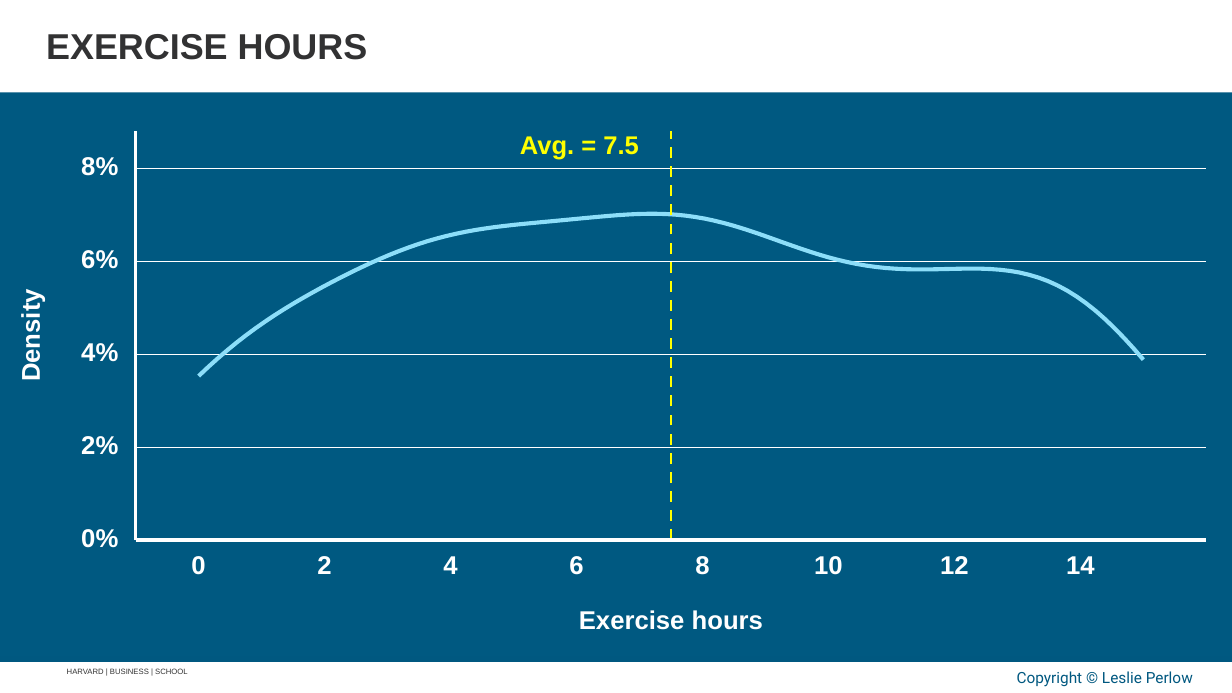
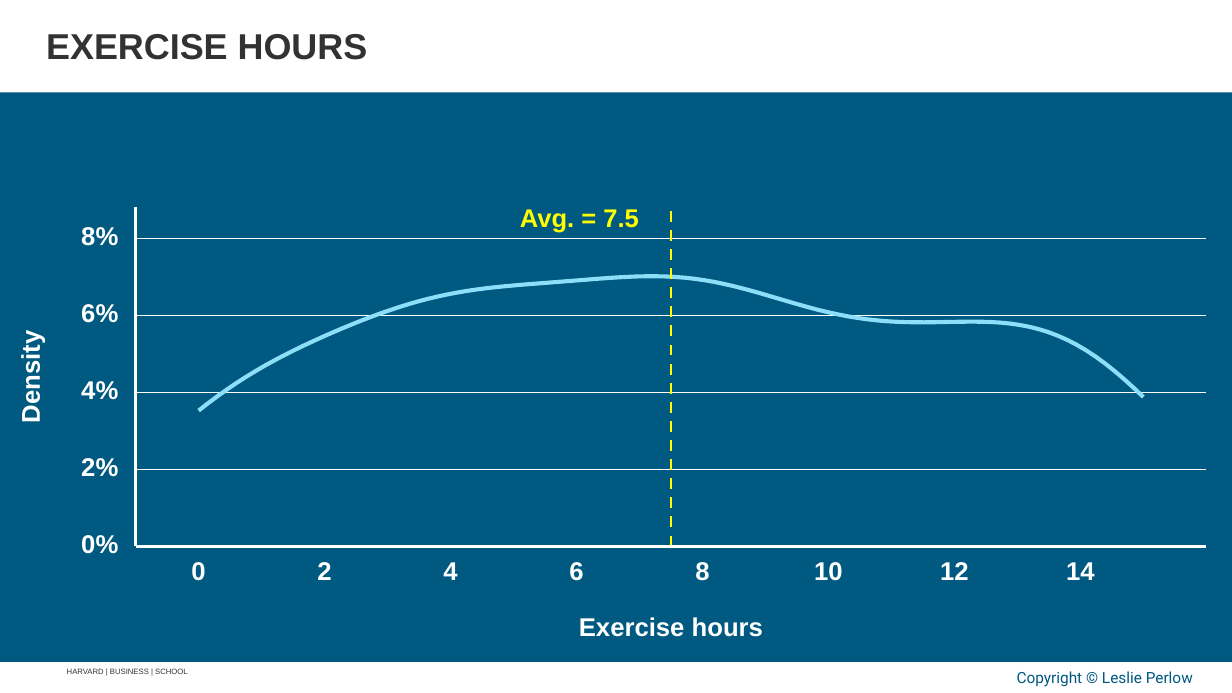
Before and after one commit to APPLITICS/lifematrix-deck-automation, a slide deck: slide 15 of outputs/generated_slides.pptx. Drawn at 1232x693 pixels with LibreOffice and Linux fonts; fonts in the diff are those of the drawing; background and template pictures are left out. Boxes give left, top, right and bottom in pixels: in the first picture for what was removed or moved away, otherwise in the second. Text is boxed around its words. In the diff, an @@ line names an element or a change of style, - is before the commit and + after.

```diff
--- a/outputs/generated_slides.pptx
+++ b/outputs/generated_slides.pptx
@@ rectangle: place and size @@
-rectangle at [136,131,1207,541]
+rectangle at [136,208,1207,547]
@@ freeform shape: place and size @@
-freeform shape at [136,131,136,541]
+freeform shape at [136,208,136,547]
@@ text "Avg. = 7.5": place and size @@
-text "Avg. = 7.5" at [520,136,638,159]
+text "Avg. = 7.5" at [520,209,638,233]
@@ freeform shape: place and size @@
-freeform shape at [671,131,671,541]
+freeform shape at [671,208,671,547]
@@ text "8%": place and size @@
-text "8%" at [81,157,118,176]
+text "8%" at [81,227,118,246]
@@ freeform shape: place and size @@
-freeform shape at [136,168,1207,168]
+freeform shape at [136,238,1207,238]
@@ freeform shape: place and size @@
-freeform shape at [199,213,1144,376]
+freeform shape at [199,276,1144,410]
@@ text "6%": place and size @@
-text "6%" at [81,250,118,269]
+text "6%" at [81,304,118,323]
@@ freeform shape: place and size @@
-freeform shape at [136,261,1207,261]
+freeform shape at [136,315,1207,315]
@@ 2 texts, 1 freeform shape: place and size @@
-2 texts, 1 freeform shape at [17,298,1207,379]
+2 texts, 1 freeform shape at [17,340,1207,421]
@@ text "2%": place and size @@
-text "2%" at [81,436,118,455]
+text "2%" at [81,458,118,477]
@@ freeform shape: place and size @@
-freeform shape at [136,447,1207,447]
+freeform shape at [136,470,1207,470]
@@ 10 texts, 2 freeform shapes: place and size @@
-10 texts, 2 freeform shapes at [81,529,1207,630]
+10 texts, 2 freeform shapes at [81,535,1207,637]
```
Also in this commit, not shown: 30 other slides changed, 2 slides added, 3 other files.
